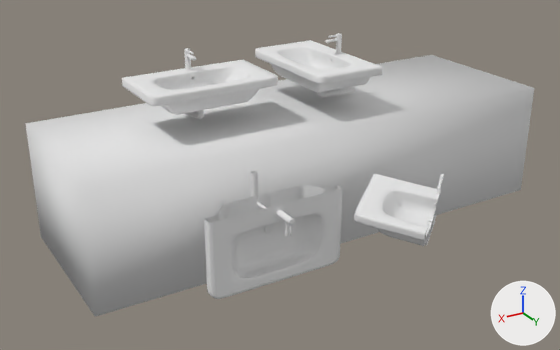
What one commit did to the OBJ model model/components/872728_LAVABO.obj.
Before and after are seen from a 50 mm camera at (2171.0, 4677.0, 1822.0) aimed at (-471.0, 273.0, -379.0). Every picture has the same lights, and +X, +Y and +Z are marked at lower right. Where no turn or scale is listed for an object, it has been applied to the vertices.
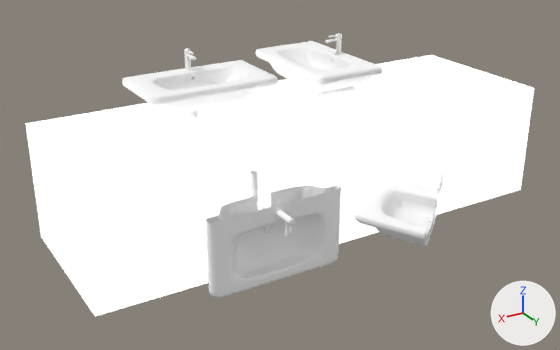
What differs and where, as boxes [x1, y1, x2, y2] in the pictures (560 x 350 px):
'Box001', recoloured, surface changed: [25, 55, 534, 317] in both
'Plane006', recoloured: [204, 171, 343, 297] in both
'Plane003', recoloured: [122, 48, 278, 120] in both
'Plane005', recoloured: [255, 33, 382, 98] in both
'Plane004', recoloured: [354, 174, 444, 246] in both

Diff of the bpy script that builds the scene:
```diff
--- a/model/components/872728_LAVABO.obj.py
+++ b/model/components/872728_LAVABO.obj.py
@@ mat_02___default @@
 mat_02___default = principled_material('02___Default')
-mat_02___default.base_color = (0.8, 0.8, 0.8)  # white #e7e7e7
+mat_02___default.base_color = (1.0, 1.0, 1.0)  # white #ffffff
 mat_02___default.roughness = 1.0
+mat_02___default.emission_strength = 1.0
@@ mat_01___default @@
 mat_01___default = principled_material('01___Default')
-mat_01___default.base_color = (0.8, 0.8, 0.8)  # white #e7e7e7
+mat_01___default.base_color = (1.0, 1.0, 1.0)  # white #ffffff
 mat_01___default.roughness = 1.0
```
